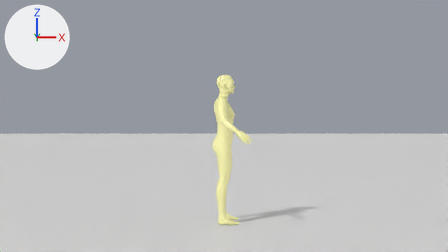
Before and after pictures for a commit that changed the Blender file edit_pose_ver10.blend.
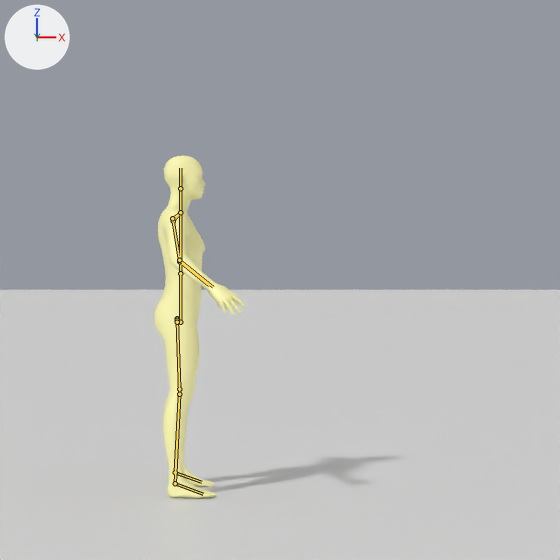
Each version is shown from the file's camera 'Camera.004', then close up on the part from 32% to 87% of the width and 3% to 100% of the height. The axes (+X, +Y, +Z) are drawn at upper left. The lights are the same throughout. The first two pictures are the older version. Both versions are drawn at the pose saved in each file; the numbers are the values there. The bones that change, and the others that lie on the model, are drawn over the model as lines in the close-ups.

Names of what the first close-up shows: 'Human.001', 'Plane'.
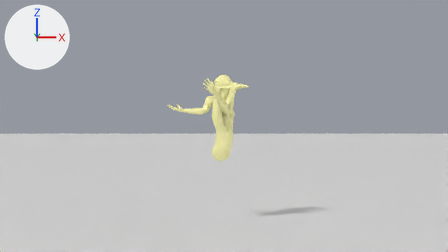
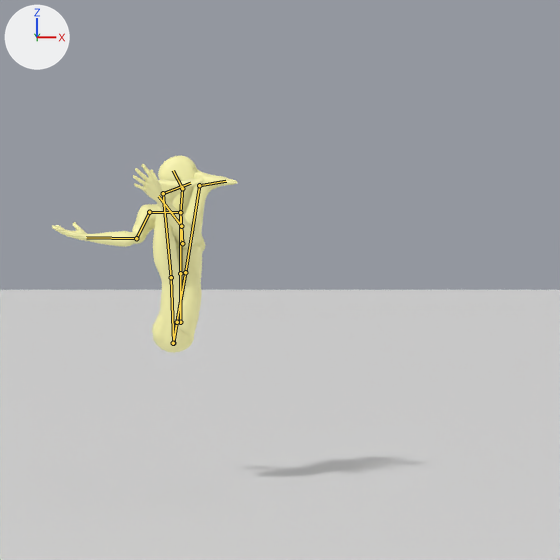
What differs and where, as boxes (x1, y1, x2, y2) in the close-ups (560 x 560 px):
'Human.001', posed (102% wider, 42% shorter): before (154, 155, 245, 498); after (52, 155, 237, 353)
bone 'shoulder.001.l', root to tip: before (180, 212) to (173, 221); after (180, 212) to (182, 243)
bone 'arm.001.l', root to tip: before (173, 221) to (179, 261); after (182, 243) to (181, 226)
bone 'arm.002.l', root to tip: before (179, 261) to (209, 285); after (181, 226) to (158, 196)
bone 'head.001', root to tip: before (180, 212) to (180, 188); after (180, 212) to (182, 188)
bone 'head.002', root to tip: before (180, 188) to (180, 168); after (182, 188) to (173, 170)
bone 'shoulder.001.r', root to tip: before (180, 212) to (172, 218); after (180, 212) to (149, 212)
bone 'arm.001.r', root to tip: before (172, 218) to (179, 260); after (149, 212) to (136, 238)
bone 'arm.002.r', root to tip: before (179, 260) to (213, 287); after (136, 238) to (86, 237)
bone 'waist.001.l', root to tip: before (177, 322) to (177, 318); after (177, 322) to (173, 343)
bone 'leg.001.l', root to tip: before (177, 318) to (179, 389); after (173, 343) to (171, 277)
bone 'leg.002.l', root to tip: before (179, 389) to (175, 472); after (171, 277) to (163, 193)
bone 'waist.001.r', root to tip: before (177, 322) to (177, 320); after (177, 322) to (173, 343)
bone 'leg.001.r', root to tip: before (177, 320) to (179, 394); after (173, 343) to (185, 272)
bone 'leg.002.r', root to tip: before (179, 394) to (175, 483); after (185, 272) to (199, 185)

The change in detail:
Bone 'spine.002' (bone_spine_002) turns from (0, 0, 0) to (2, -2, 0) degrees about its own x, y and z.
Bone 'shoulder.001.l' (bone_shoulder_001_l) turns from (0, 0, 0) to (-97, -2, -6) degrees about its own x, y and z.
Bone 'arm.001.l' (bone_arm_001_l) turns from (0, 0, 0) to (-56, 4, 3) degrees about its own x, y and z.
Bone 'arm.002.l' (bone_arm_002_l) turns from (0, 0, 0) to (-57, 31, 6) degrees about its own x, y and z.
Bone 'head.001' (bone_head_001) turns from (0, 0, 0) to (8, -62, -13) degrees about its own x, y and z.
Bone 'head.002' (bone_head_002) turns from (0, 0, 0) to (37, 46, 54) degrees about its own x, y and z.
Bone 'shoulder.001.r' (bone_shoulder_001_r) turns from (0, 0, 0) to (93, 2, 12) degrees about its own x, y and z.
Bone 'arm.001.r' (bone_arm_001_r) turns from (0, 0, 0) to (34, 26, -38) degrees about its own x, y and z.
Bone 'arm.002.r' (bone_arm_002_r) turns from (0, 0, 0) to (107, 122, 23) degrees about its own x, y and z.
Bone 'waist.001.l' (bone_waist_001_l) turns from (0, 0, 0) to (-92, 9, -12) degrees about its own x, y and z.
Bone 'leg.001.l' (bone_leg_001_l) turns from (0, 0, 0) to (-71, 9, -8) degrees about its own x, y and z.
Bone 'leg.002.l' (bone_leg_002_l) turns from (0, 0, 0) to (-3, -2, -1) degrees about its own x, y and z.
Bone 'waist.001.r' (bone_waist_001_r) turns from (0, 0, 0) to (88, -11, -8) degrees about its own x, y and z.
Bone 'leg.001.r' (bone_leg_001_r) turns from (0, 0, 0) to (108, 2, -20) degrees about its own x, y and z.
Bone 'leg.002.r' (bone_leg_002_r) turns from (0, 0, 0) to (-3, -7, -3) degrees about its own x, y and z.
